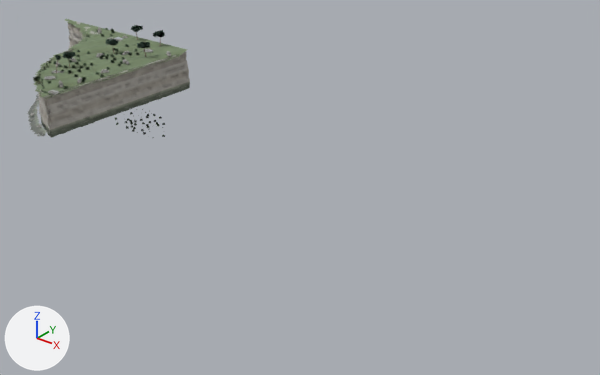
Two versions of the glTF model assets/level/city_harbour/cave.glb, one commit apart.
Both versions are drawn from a 50 mm camera at (756.0, -421.0, 211.0) aimed at (440.0, -26.0, -34.0). Lighting does not change. The marker at lower left points along +X, +Y and +Z. The older version comes first. Where no turn or scale is listed for an object, it has been applied to the vertices.

Objects in the first picture: 'east_edge', 'east_headland' and 8 more.
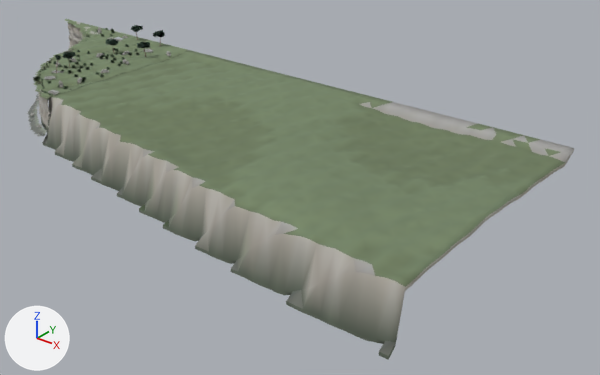
Diff of the bpy script that builds the scene:
```diff
--- a/assets/level/city_harbour/cave.glb.py
+++ b/assets/level/city_harbour/cave.glb.py
@@ me_far_headland_001 @@
+me_far_headland_001.from_pydata(...)  # 2301 vertices, 4402 faces; spans x 298.0..608.0, y -175.0..12.0, z -8.0..28.0
+# faces by material slot: [3698, 590, 114]
+me_far_headland_001.materials.append(mat_grass)
+me_far_headland_001.materials.append(mat_cliff_shore)
+me_far_headland_001.materials.append(mat_rock_shore)
@@ ob_east_edge @@
-ob_east_edge = bpy.data.objects.new('east_edge', me_east_edge_001)
-ob_east_edge.location = (0.0, 0.0, 0.0)
@@ ob_far_headland @@
+ob_far_headland = bpy.data.objects.new('far_headland', me_far_headland_001)
+ob_far_headland.location = (0.0, 0.0, 0.0)
```

Boxes [x1, y1, x2, y2] around the edits, measured in the pictures (600 x 375 px):
'far_headland', added
    after: [42, 50, 574, 360]
    faces in mat_grass: [52, 50, 565, 287]
    faces in mat_cliff_shore: [43, 97, 574, 360]
    faces in mat_rock_shore: [42, 100, 574, 356]
'east_edge', deleted
    before: [44, 52, 190, 138]
